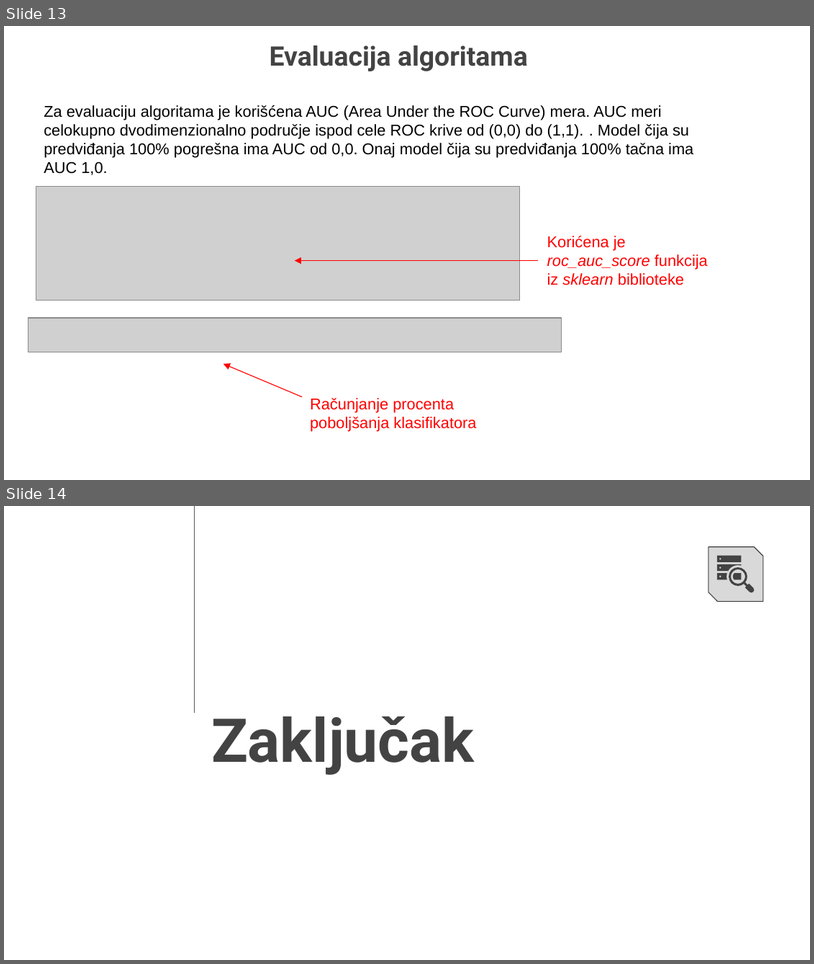
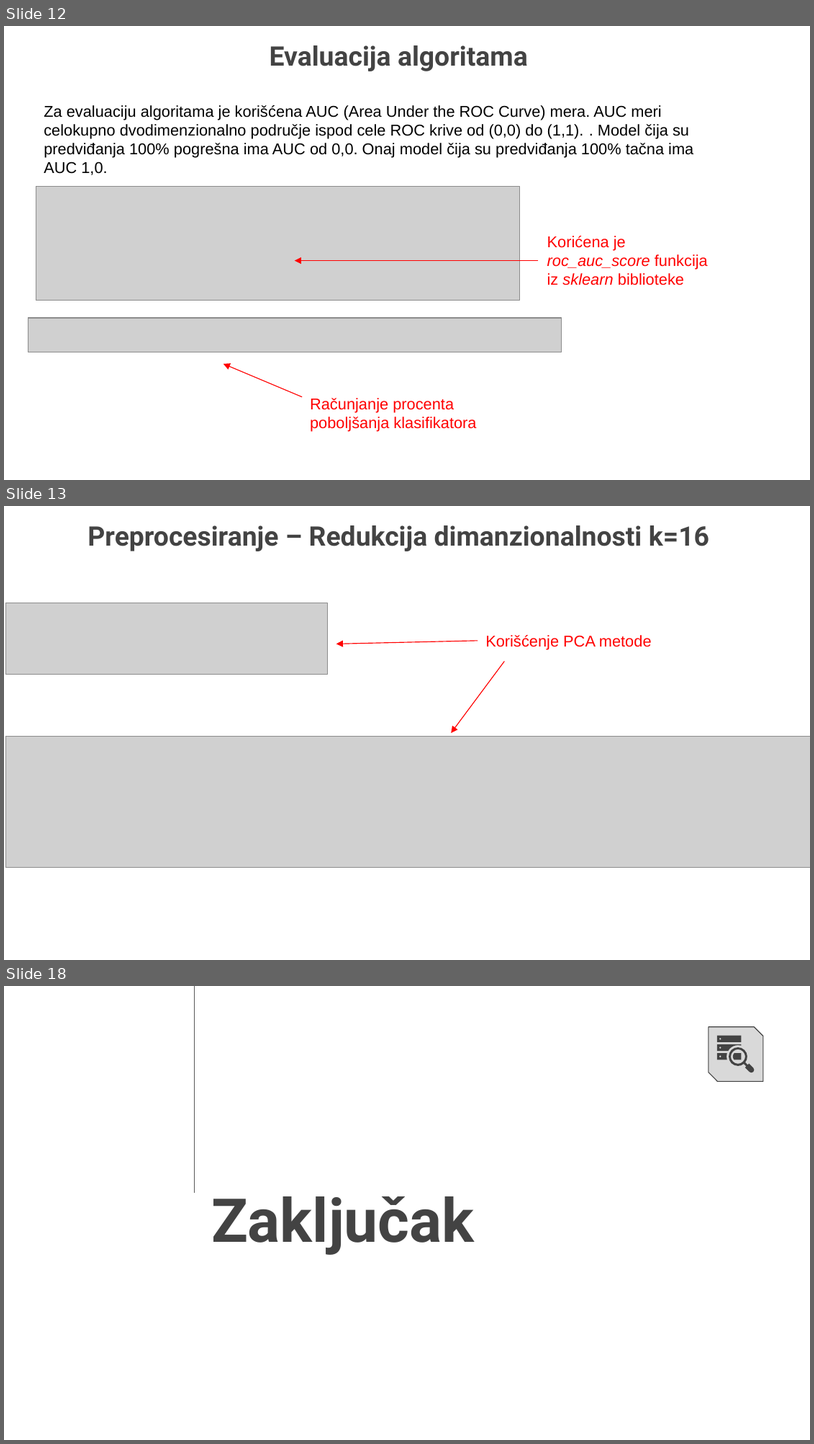
Before and after one commit to danica540/tehnike-i-metode-analize-podaka, a slide deck: Tehnike i metode analize podataka - Danica Djordjevic 1121 Prezentacijaa.pptx. Shown one above the other, each under a label of ours: slides 13 and 14 before the commit, slides 12, 13 and 18 after it; the slides between them are not shown. The pictures are 814x964 and 814x1444 pixels, drawn with LibreOffice and Linux fonts; fonts in the diff are those of the drawing; grey boxes stand for pictures; background and template pictures are left out. Boxes give left, top, right and bottom in pixels: in the first picture for what was removed or moved away, otherwise in the second. Text is boxed around its words. In the diff, an @@ line names an element or a change of style, - is before the commit and + after.

```diff
--- a/Tehnike i metode analize podataka - Danica Djordjevic 1121 Prezentacijaa.pptx
+++ b/Tehnike i metode analize podataka - Danica Djordjevic 1121 Prezentacijaa.pptx
@@ slide 13 added at (x1=4, y1=506, x2=810, y2=960), background picture (left out) @@
@@ title added at (x1=88, y1=525, x2=710, y2=551), 24 pt, text #434343, bold @@
+Preprocesiranje – Redukcija dimanzionalnosti k=16
@@ picture added at (x1=5, y1=602, x2=327, y2=674) @@
@@ text added at (x1=486, y1=635, x2=652, y2=650), 14 pt, text #FF0000 @@
+Korišćenje PCA metode
@@ arrow added from (478, 641) to (336, 644), #FF0000 0.75 pt @@
@@ arrow added from (505, 661) to (452, 733), #FF0000 0.75 pt @@
@@ picture added at (x1=5, y1=736, x2=810, y2=867) @@
@@ what was slide 13 is now slide 12 @@
@@ what was slide 14 is now slide 18 @@
```
Also in this commit, not shown: 5 slides changed, 3 other slides added, 7 other files.
